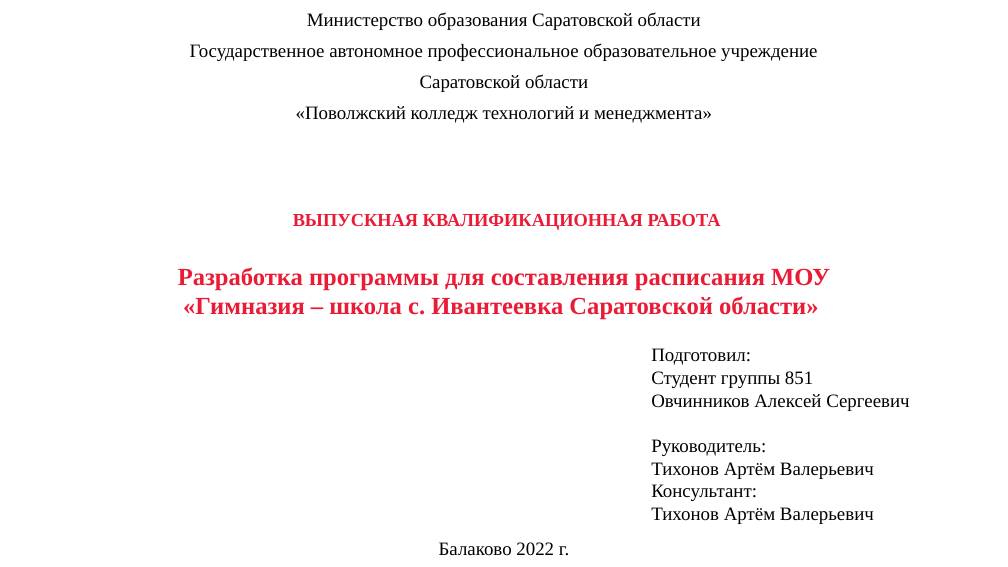
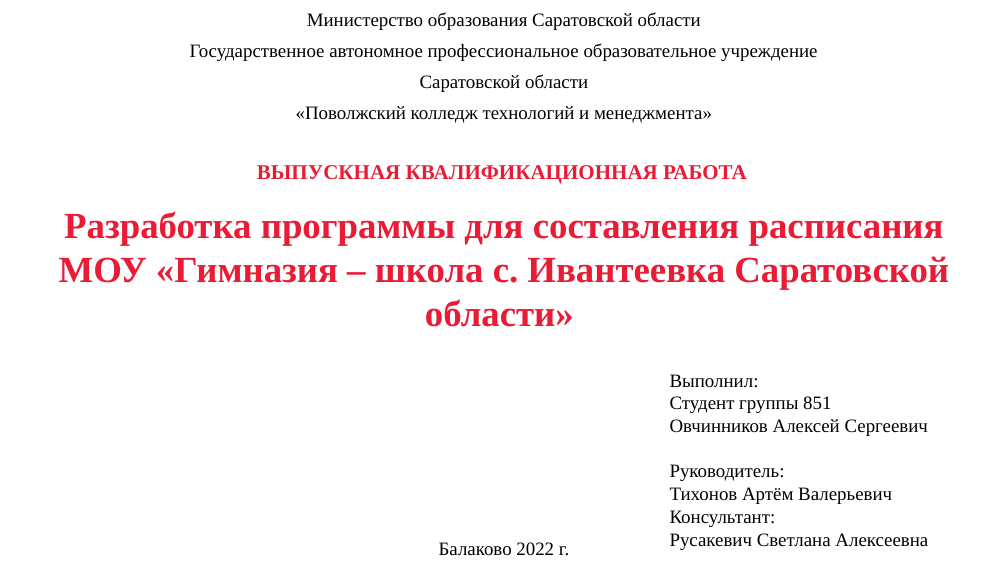
Before and after one commit to AlexeyBQS/Examwork, a slide deck: slide 1 of Presentation/Презентация.pptx. Drawn at 1008x567 pixels with LibreOffice and Linux fonts; fonts in the diff are those of the drawing; background and template pictures are left out. Boxes give left, top, right and bottom in pixels: in the first picture for what was removed or moved away, otherwise in the second. Text is boxed around its words. In the diff, an @@ line names an element or a change of style, - is before the commit and + after.

```diff
--- a/Presentation/Презентация.pptx
+++ b/Presentation/Презентация.pptx
@@ text added at box(257, 165, 747, 184), 20 pt, text #EA1B35, bold @@
+ВЫПУСКНАЯ КВАЛИФИКАЦИОННАЯ РАБОТА
@@ text "Разработка программы для составления расписания ...": place and size @@
-text "Разработка программы для составления расписания ..." at box(178, 214, 830, 320)
+text "Разработка программы для составления расписания ..." at box(59, 211, 949, 327)
@@ text "Разработка программы для составления расписания ..." at box(59, 211, 949, 327): size 23.4 to 35.1 pt @@
@@ text at box(293, 214, 721, 230): paragraph removed @@
-ВЫПУСКНАЯ КВАЛИФИКАЦИОННАЯ РАБОТА
@@ text "Выполнил:": place and size @@
-text "Выполнил:" at box(651, 348, 909, 524)
+text "Выполнил:" at box(670, 374, 928, 550)
@@ text at box(670, 374, 759, 388): text changed @@
-Подготовил:
+Выполнил:
@@ text at box(670, 533, 928, 550): text changed @@
-Тихонов Артём Валерьевич
+Русакевич Светлана Алексеевна
```
Also in this commit, not shown: 6 other slides changed, 5 slides added, 1 slide removed, 2 other files.
